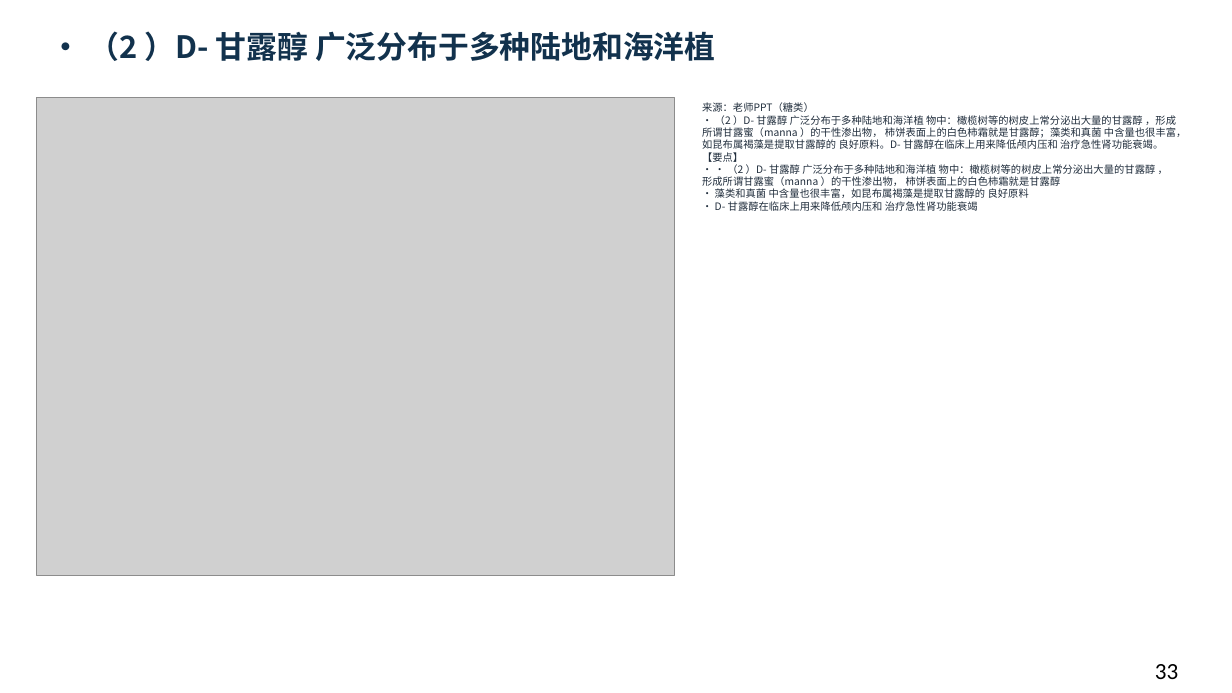
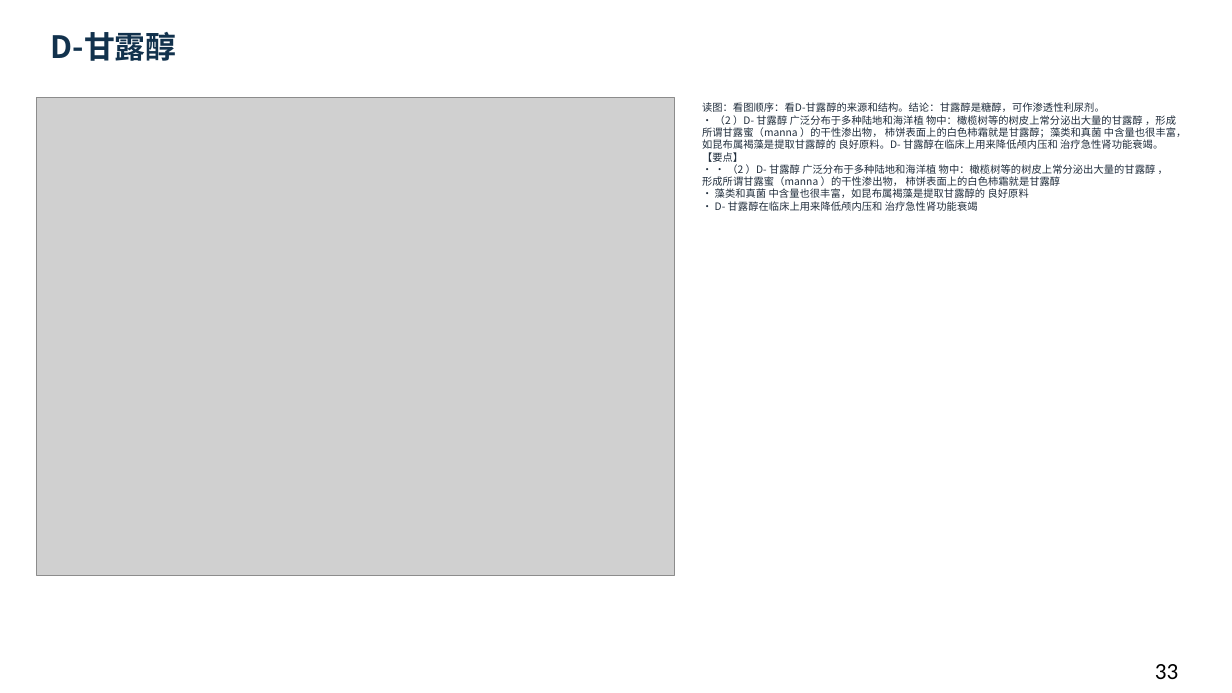
Before and after one commit to newkan-li/Biochemistry, a slide deck: slide 33 of downloads/bc09-ai-style.pptx. Drawn at 1232x693 pixels with LibreOffice and Linux fonts; fonts in the diff are those of the drawing; grey boxes stand for pictures. Boxes give left, top, right and bottom in pixels: in the first picture for what was removed or moved away, otherwise in the second. Text is boxed around its words. In the diff, an @@ line names an element or a change of style, - is before the commit and + after.

Commit message:
bc09补64页老师原页读图讲解:39页缺图注全部补齐,下载PPT同步;版本20261112cdm

```diff
--- a/downloads/bc09-ai-style.pptx
+++ b/downloads/bc09-ai-style.pptx
@@ text at (51,32,177,61): text changed @@
-• （2 ）D- 甘露醇 广泛分布于多种陆地和海洋植
+D-甘露醇
@@ text at (702,102,1186,211): text changed @@
-来源：老师PPT（糖类）
-• （2 ）D- 甘露醇 广泛分布于多种陆地和海洋植 物中：橄榄树等的树皮上常分泌出大量的甘露醇 ，形成所谓甘露蜜（manna ）的干性渗出物， 柿饼表面上的白色柿霜就是甘露醇；藻类和真菌 中含量也很丰富，如昆布属褐藻是提取甘露醇的 良好原料。D- 甘露醇在临床上用来降低颅内压和 治疗急性肾功能衰竭。
-【要点】
-• • （2 ）D- 甘露醇 广泛分布于多种陆地和海洋植 物中：橄榄树等的树皮上常分泌出大量的甘露醇 ，形成所谓甘露蜜（manna ）的干性渗出物， 柿饼表面上的白色柿霜就是甘露醇
-• 藻类和真菌 中含量也很丰富，如昆布属褐藻是提取甘露醇的 良好原料
-• D- 甘露醇在临床上用来降低颅内压和 治疗急性肾功能衰竭
+读图：看图顺序：看D-甘露醇的来源和结构。结论：甘露醇是糖醇，可作渗透性利尿剂。
+• （2 ）D- 甘露醇 广泛分布于多种陆地和海洋植 物中：橄榄树等的树皮上常分泌出大量的甘露醇 ，形成所谓甘露蜜（manna ）的干性渗出物， 柿饼表面上的白色柿霜就是甘露醇；藻类和真菌 中含量也很丰富，如昆布属褐藻是提取甘露醇的 良好原料。D- 甘露醇在临床上用来降低颅内压和 治疗急性肾功能衰竭。
+【要点】
+• • （2 ）D- 甘露醇 广泛分布于多种陆地和海洋植 物中：橄榄树等的树皮上常分泌出大量的甘露醇 ，形成所谓甘露蜜（manna ）的干性渗出物， 柿饼表面上的白色柿霜就是甘露醇
+• 藻类和真菌 中含量也很丰富，如昆布属褐藻是提取甘露醇的 良好原料
+• D- 甘露醇在临床上用来降低颅内压和 治疗急性肾功能衰竭
```
Also in this commit, not shown: 104 other slides changed, 5 other files.
